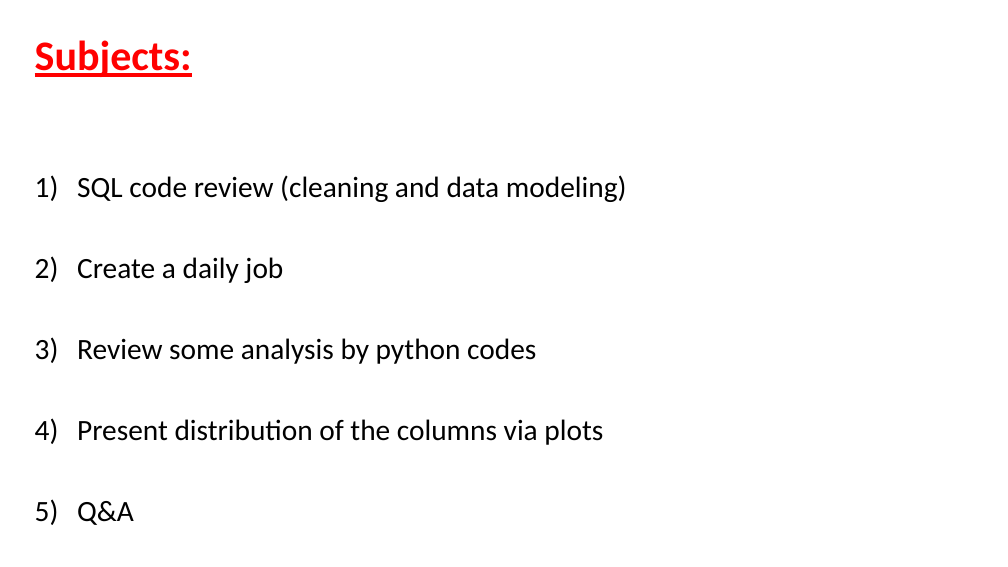
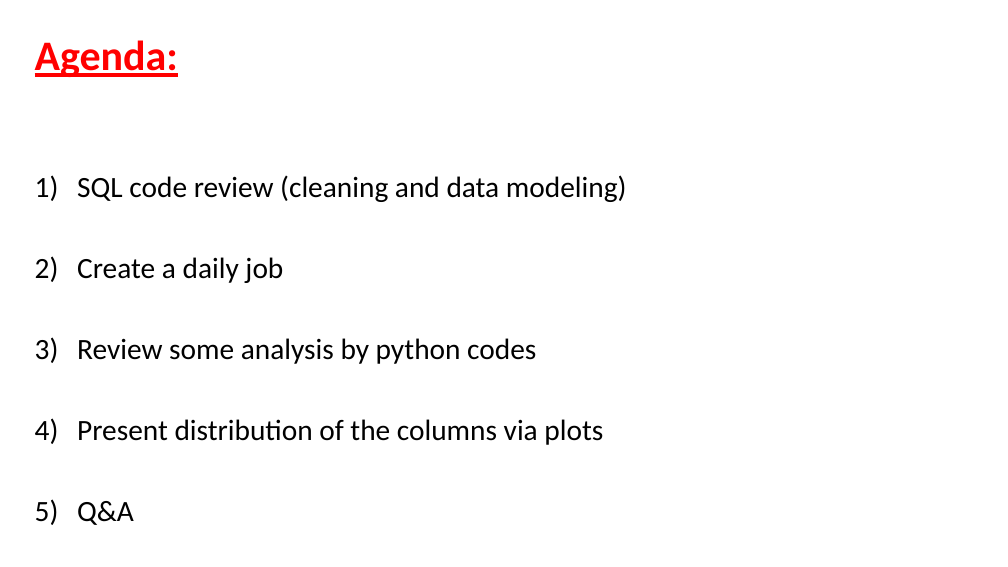
Before and after one commit to majidam20/IMS_DataEngineer_Project, a slide deck: slide 2 of Presentation.pptx. Drawn at 1008x567 pixels with LibreOffice and Linux fonts; fonts in the diff are those of the drawing. Boxes give left, top, right and bottom in pixels: in the first picture for what was removed or moved away, otherwise in the second. Text is boxed around its words. In the diff, an @@ line names an element or a change of style, - is before the commit and + after.

```diff
--- a/Presentation.pptx
+++ b/Presentation.pptx
@@ text at [35, 40, 178, 77]: text changed @@
-Subjects:
+Agenda:
```
Also in this commit, not shown: 5 other files.
